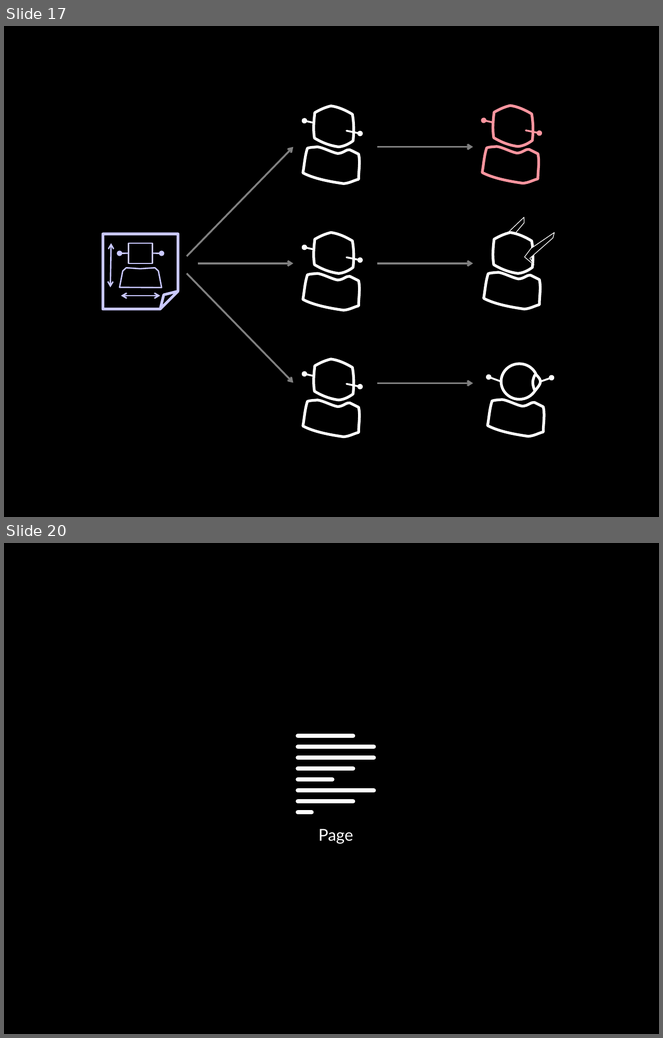
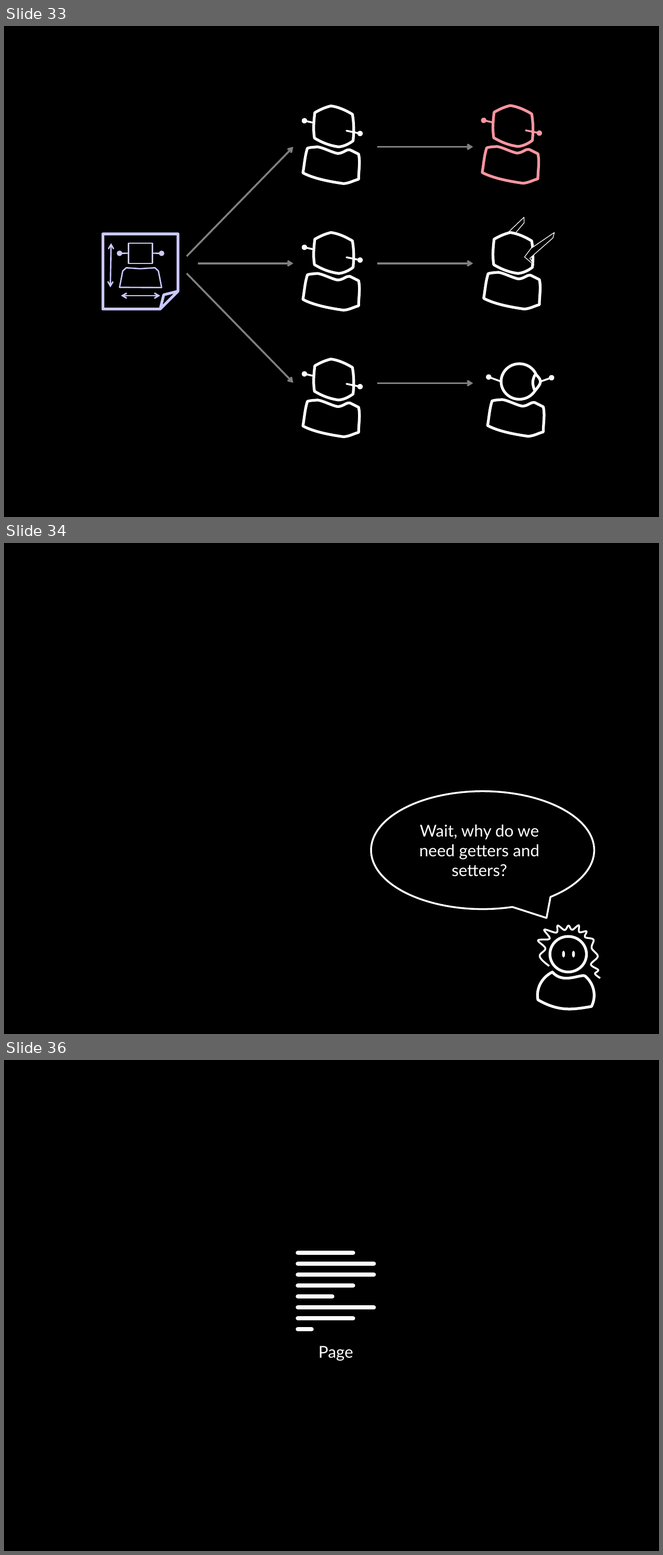
Before and after one commit to socketwench/OOPforObjectHaters, a slide deck: src/OOPforObjectHaters.pptx. Shown one above the other, each under a label of ours: slides 17 and 20 before the commit, slides 33, 34 and 36 after it; the slides between them are not shown. The pictures are 663x1038 and 663x1555 pixels, drawn with LibreOffice and Linux fonts; fonts in the diff are those of the drawing. Boxes give left, top, right and bottom in pixels: in the first picture for what was removed or moved away, otherwise in the second. Text is boxed around its words. In the diff, an @@ line names an element or a change of style, - is before the commit and + after.

```diff
--- a/src/OOPforObjectHaters.pptx
+++ b/src/OOPforObjectHaters.pptx
@@ slide 34 added at (x1=4, y1=543, x2=659, y2=1034), background #000000 @@
@@ speech bubble added at (x1=371, y1=792, x2=594, y2=909), outline #FFFFFF 2 pt, 18 pt, text #FFFFFF @@
+Wait, why do we need getters and setters?
@@ freeform shape added at (x1=538, y1=926, x2=600, y2=979), outline #FFFFFF 2 pt @@
@@ ellipse added at (x1=551, y1=937, x2=587, y2=972), outline #FFFFFF 3 pt @@
@@ ellipse added at (x1=562, y1=951, x2=566, y2=958), fill #FFFFFF @@
@@ ellipse added at (x1=572, y1=951, x2=575, y2=958), fill #FFFFFF @@
@@ freeform shape added at (x1=538, y1=972, x2=595, y2=1009), outline #FFFFFF 3 pt @@
@@ what was slide 17 is now slide 33 @@
@@ what was slide 20 is now slide 36 @@
```
Also in this commit, not shown: 16 other slides added, 1 slide removed, 1 other file.
